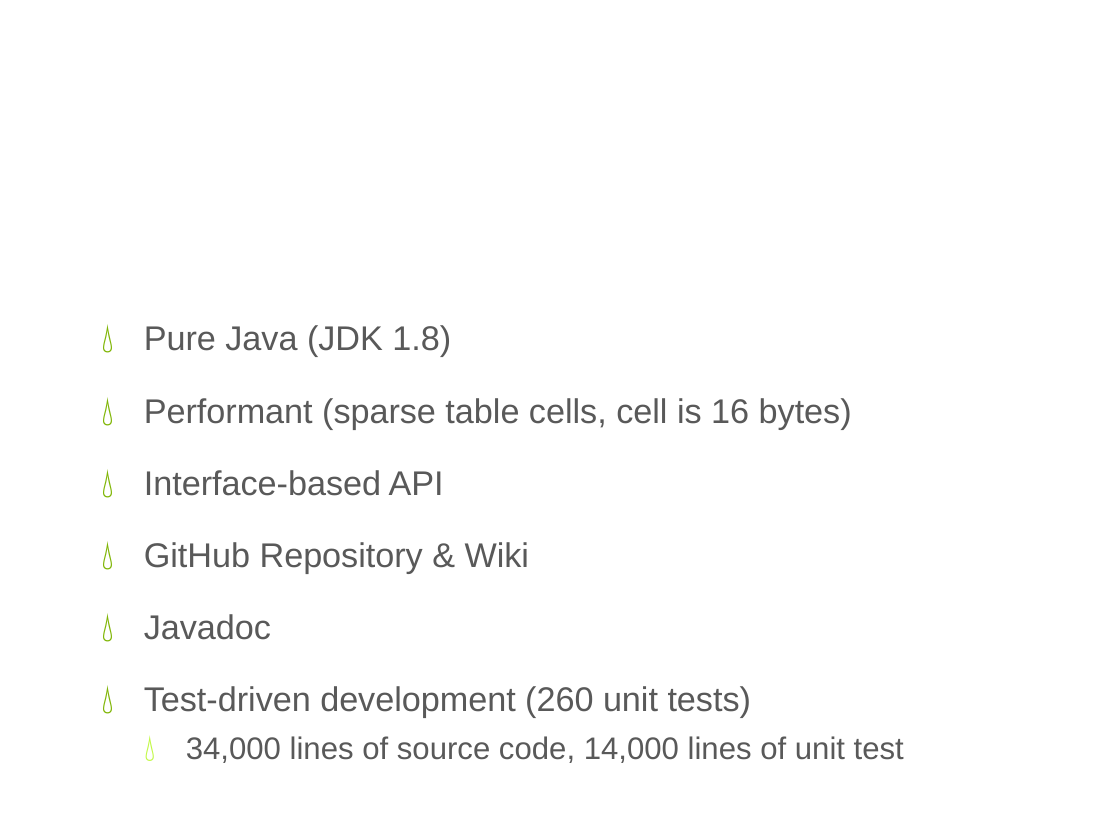
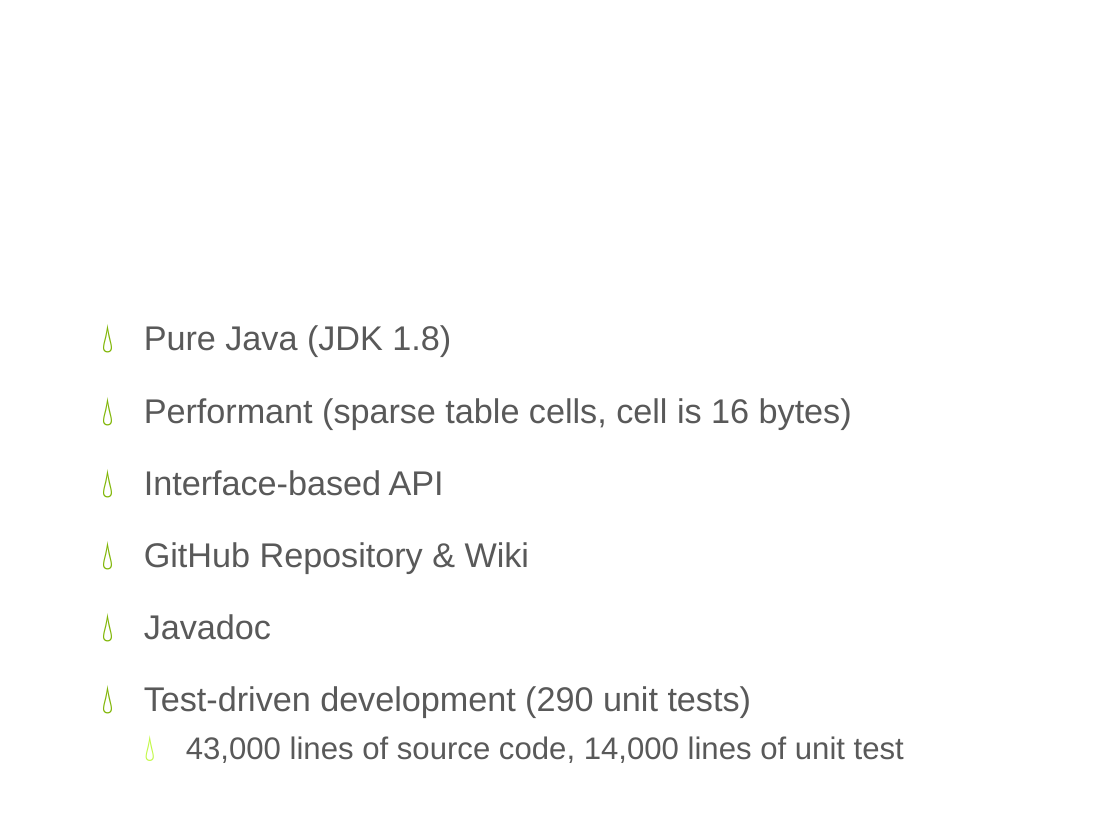
Before and after one commit to cdswindell/tms, a slide deck: slide 9 of doc/TMS Overview.pptx. Drawn at 1120x840 pixels with LibreOffice and Linux fonts; fonts in the diff are those of the drawing; background and template pictures are left out. Boxes give left, top, right and bottom in pixels: in the first picture for what was removed or moved away, otherwise in the second. Text is boxed around its words. In the diff, an @@ line names an element or a change of style, - is before the commit and + after.

Commit message:
Upgraded to new POI, Jasper Report libs and updated tests accordingly

```diff
--- a/doc/TMS Overview.pptx
+++ b/doc/TMS Overview.pptx
@@ text at (144, 686, 904, 763): text changed @@
-💧 Test-driven development (260 unit tests)
-  💧 34,000 lines of source code, 14,000 lines of unit test
+💧 Test-driven development (290 unit tests)
+  💧 43,000 lines of source code, 14,000 lines of unit test
```
Also in this commit, not shown: 1 other slide changed, 1 slide added, 1 slide removed, 7 other files.
